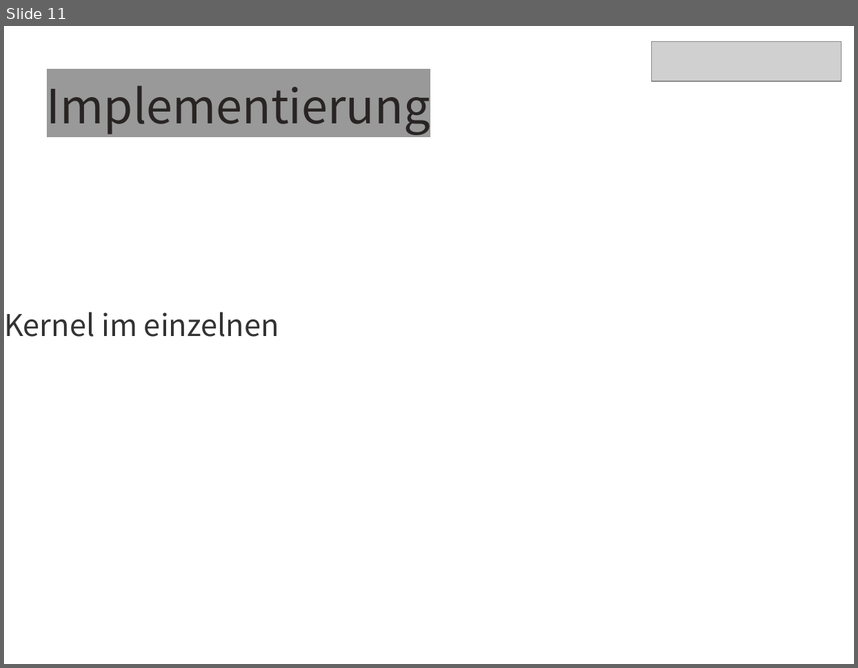
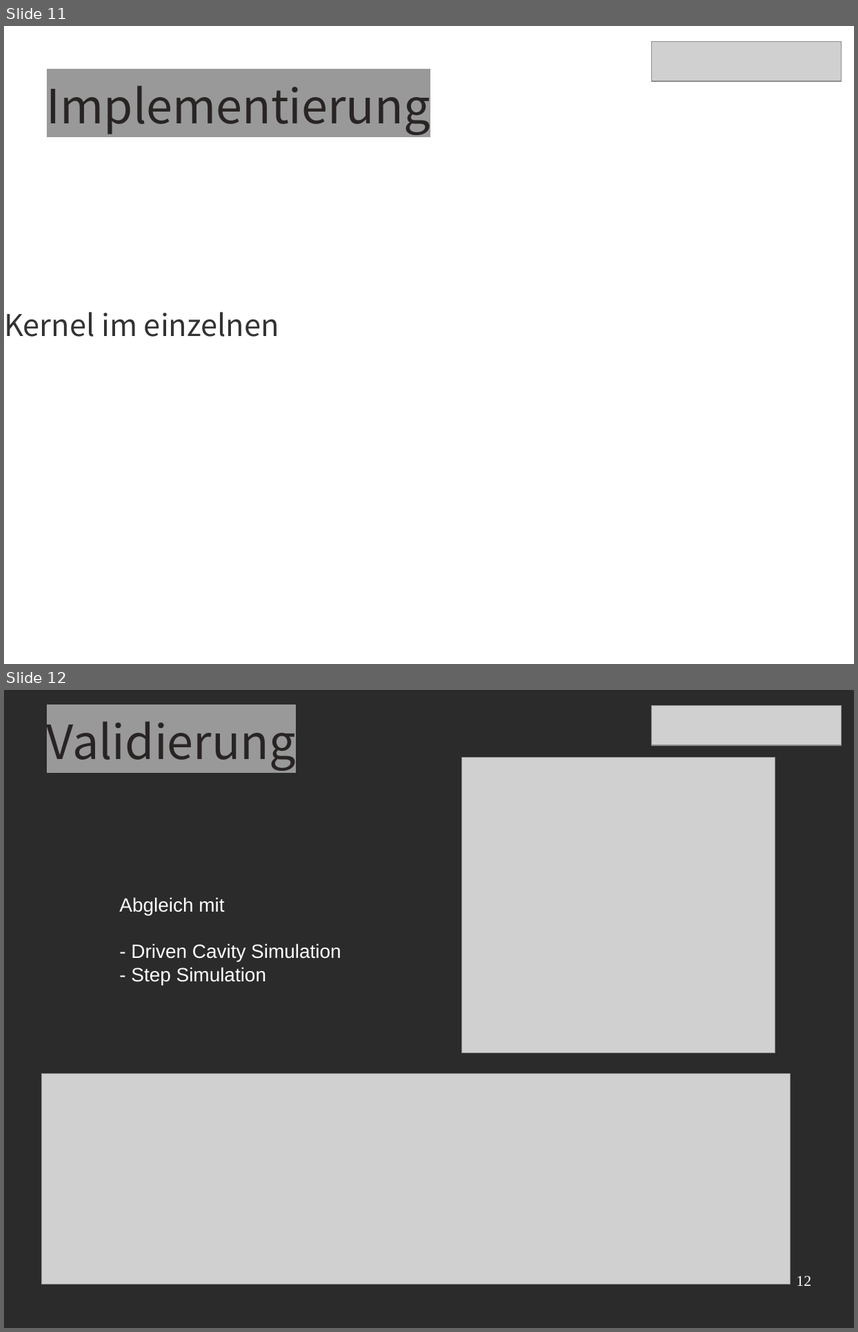
Before and after one commit to totzstangolo/numsim-5, a slide deck: presentation.odp. Shown one above the other, each under a label of ours: slide 11 before the commit, slides 11 and 12 after it. The pictures are 858x668 and 858x1332 pixels, drawn with LibreOffice and Linux fonts; fonts in the diff are those of the drawing; grey boxes stand for pictures; background and template pictures are left out; a plain dark background stands for a picture behind light text. Boxes give left, top, right and bottom in pixels: in the first picture for what was removed or moved away, otherwise in the second. Text is boxed around its words. In the diff, an @@ line names an element or a change of style, - is before the commit and + after.

```diff
--- a/presentation.odp
+++ b/presentation.odp
@@ slide 12 added at <box>4,690,854,1328</box>, background picture (left out) @@
@@ picture added at <box>652,705,842,745</box> @@
@@ title added at <box>47,721,296,771</box>, 44 pt, text #292424 @@
+Validierung
@@ picture added at <box>462,758,775,1052</box> @@
@@ text added at <box>119,897,341,985</box>, 18 pt, text #FFFFFF @@
+Abgleich mit
+- Driven Cavity Simulation
+- Step Simulation
@@ picture added at <box>42,1074,791,1284</box> @@
@@ page number added at <box>796,1275,811,1285</box>, 14 pt, text #FFFFFF @@
+12
```
Also in this commit, not shown: 6 slides changed, 2 other slides added, 2 slides removed, 20 other files.
